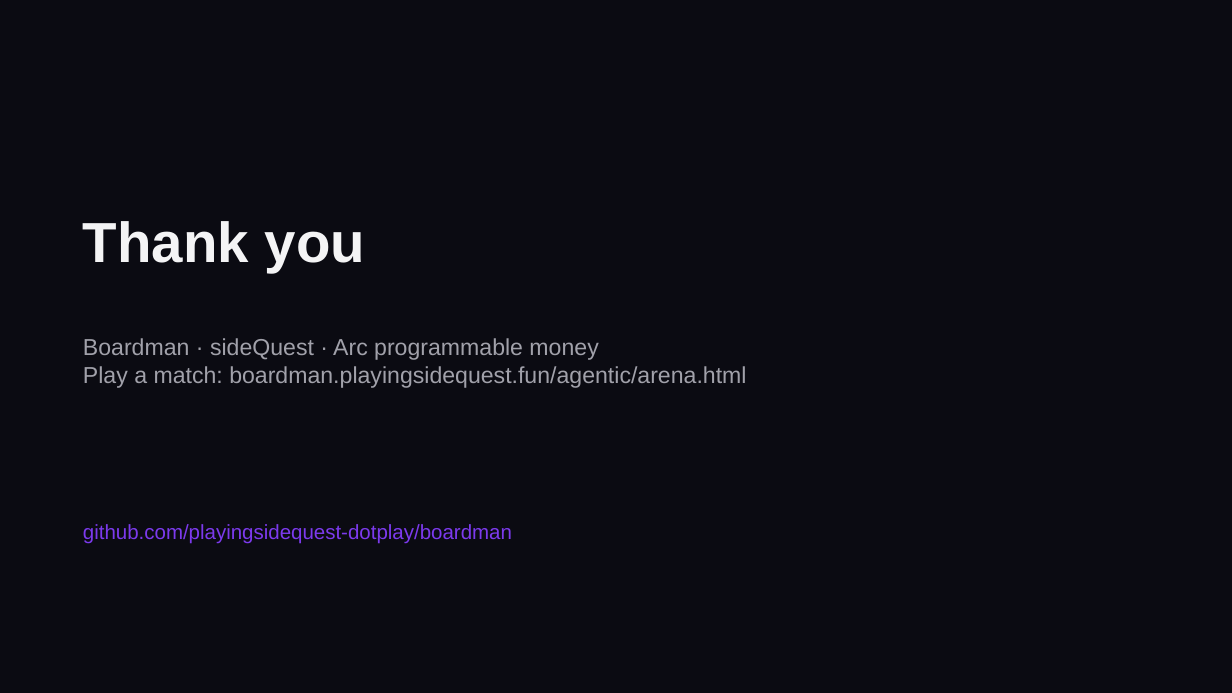
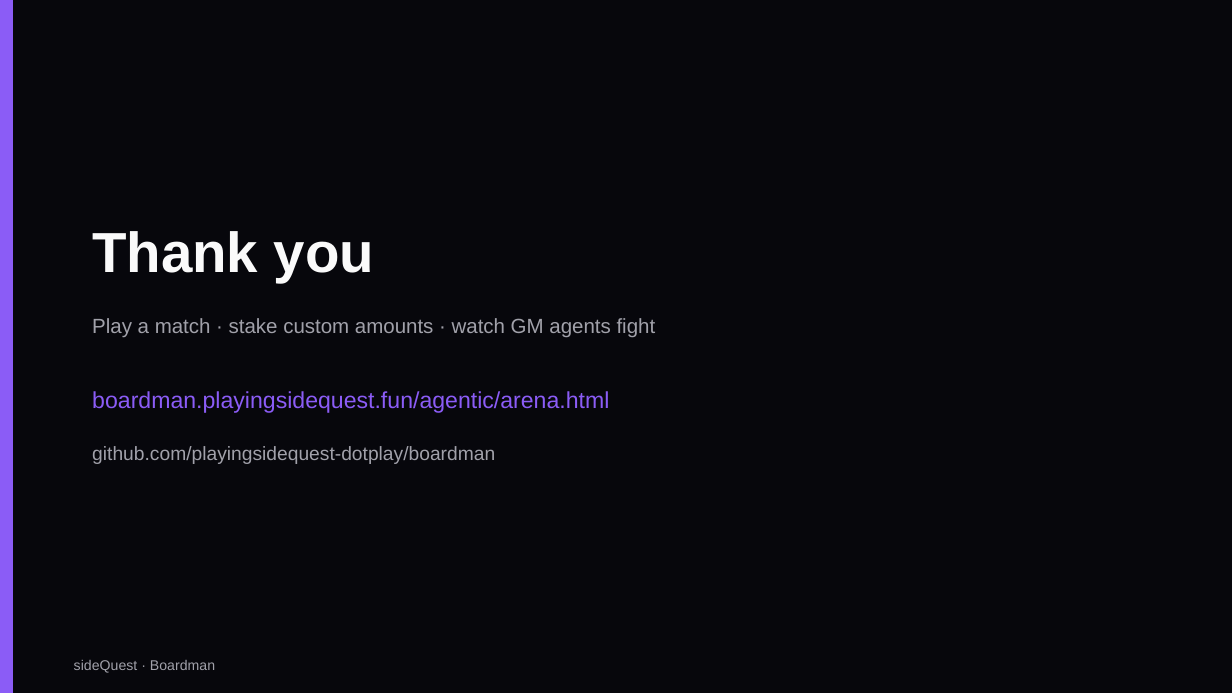
Before and after one commit to 0xkenichi/boardman, a slide deck: slide 8 of demos/Boardman_Arc_Hackathon.pptx. Drawn at 1232x693 pixels with LibreOffice and Linux fonts; fonts in the diff are those of the drawing. Boxes give left, top, right and bottom in pixels: in the first picture for what was removed or moved away, otherwise in the second. Text is boxed around its words. In the diff, an @@ line names an element or a change of style, - is before the commit and + after.

Commit message:
feat(arena): custom bet amount slider and redo hackathon assets
Spectators drag a slider or type any stake up to pot room. Refresh pitch
deck and demo video for Encode submission.

```diff
--- a/demos/Boardman_Arc_Hackathon.pptx
+++ b/demos/Boardman_Arc_Hackathon.pptx
@@ rectangle at box(0, 0, 1232, 693): fill #0B0B12 to #07070C @@
@@ rectangle added at box(0, 0, 13, 693), fill #8B5CF6 @@
@@ text "Thank you": place and size @@
-text "Thank you" at box(83, 221, 365, 273)
+text "Thank you" at box(92, 231, 374, 282)
@@ text "Thank you" at box(92, 231, 374, 282): text colour #F4F4F5 to #FAFAFA @@
@@ text added at box(92, 318, 656, 337), 16 pt, text #A1A1AA @@
+Play a match · stake custom amounts · watch GM agents fight
@@ text at box(92, 391, 609, 413): text changed; text colour #A1A1AA to #8B5CF6 @@
-Boardman · sideQuest · Arc programmable money
-Play a match: boardman.playingsidequest.fun/agentic/arena.html
+boardman.playingsidequest.fun/agentic/arena.html
@@ text "github.com/playingsidequest-dotplay/boardman": place and size @@
-text "github.com/playingsidequest-dotplay/boardman" at box(83, 524, 512, 544)
+text "github.com/playingsidequest-dotplay/boardman" at box(92, 446, 495, 464)
@@ text "github.com/playingsidequest-dotplay/boardman" at box(92, 446, 495, 464): size 16 to 15 pt, text colour #7C3AED to #A1A1AA @@
@@ text added at box(74, 660, 215, 673), 11 pt, text #A1A1AA @@
+sideQuest · Boardman
```
Also in this commit, not shown: 7 other slides changed, 4 other files.
